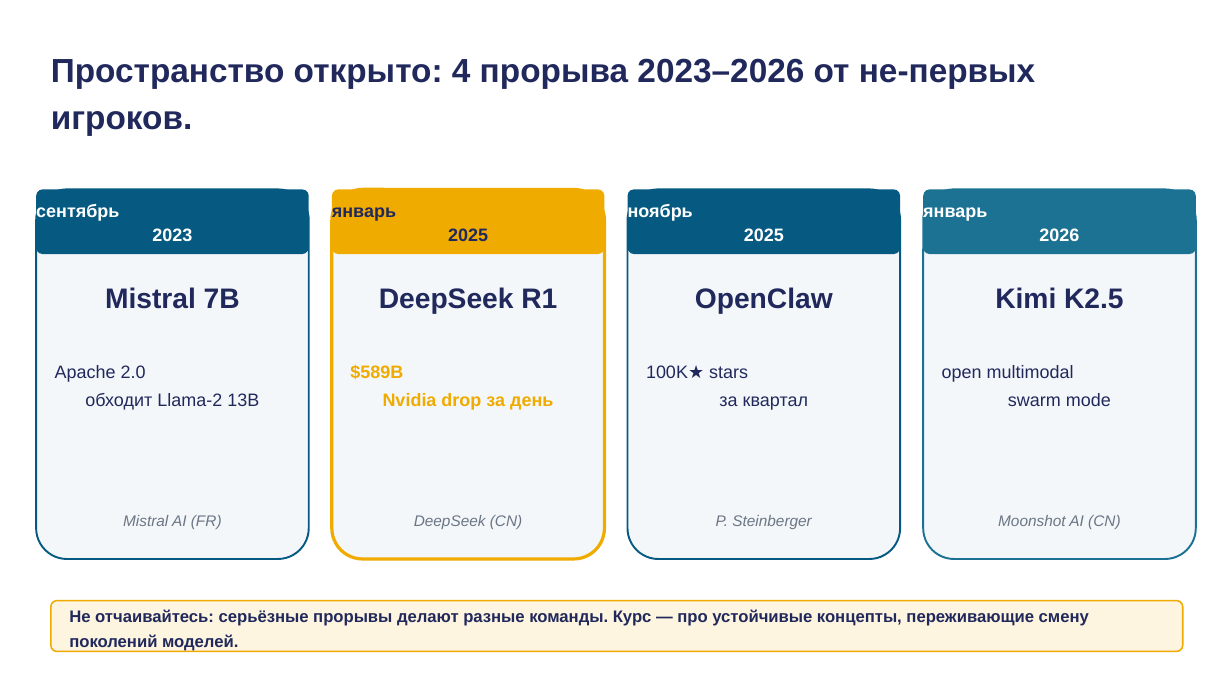
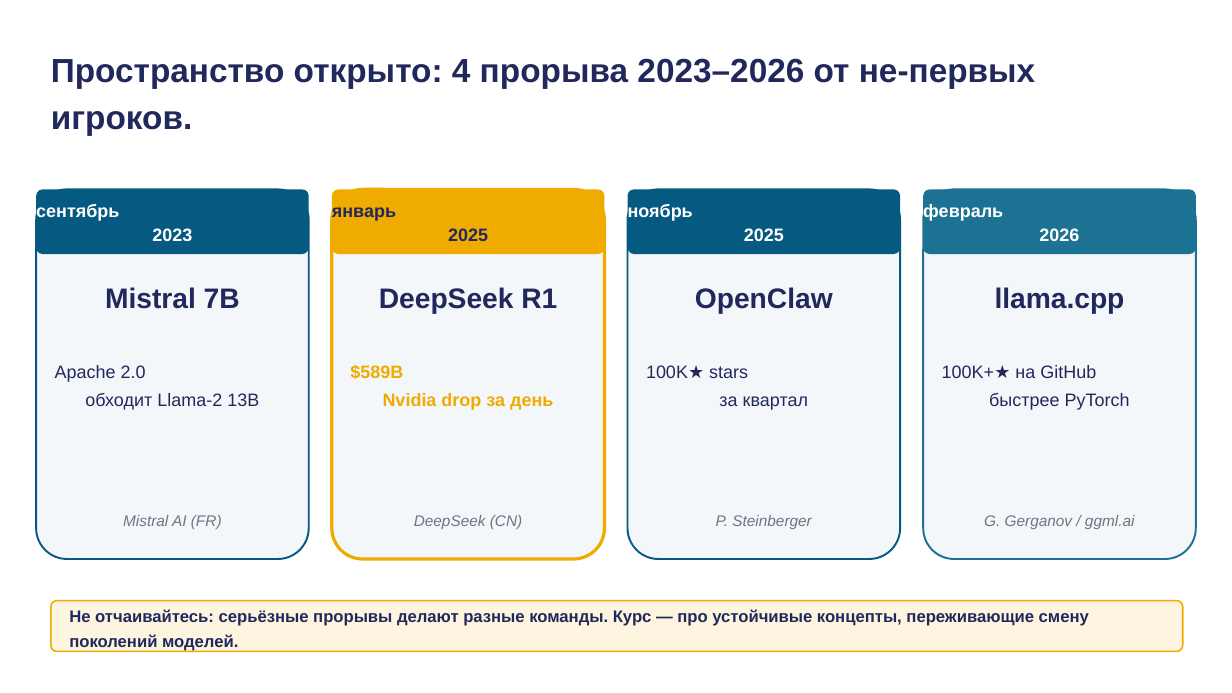
Before and after one commit to tellina-study/AI-usage-lessons, a slide deck: slide 11 of library/lectures/lec-01/rendered/lec-01.pptx. Drawn at 1232x693 pixels with LibreOffice and Linux fonts; fonts in the diff are those of the drawing. Boxes give left, top, right and bottom in pixels: in the first picture for what was removed or moved away, otherwise in the second. Text is boxed around its words. In the diff, an @@ line names an element or a change of style, - is before the commit and + after.

```diff
--- a/library/lectures/lec-01/rendered/lec-01.pptx
+++ b/library/lectures/lec-01/rendered/lec-01.pptx
@@ text at (923,204,1079,241): text changed @@
-январь
-2026
+февраль
+2026
@@ text at (995,287,1125,314): text changed @@
-Kimi K2.5
+llama.cpp
@@ text at (942,365,1130,410): text changed @@
-open multimodal
-swarm mode
+100K+★ на GitHub
+быстрее PyTorch
@@ text at (984,515,1135,529): text changed @@
-Moonshot AI (CN)
+G. Gerganov / ggml.ai
```
Also in this commit, not shown: 19 other slides changed, 4 slides added, 3 slides removed, 29 other files.
